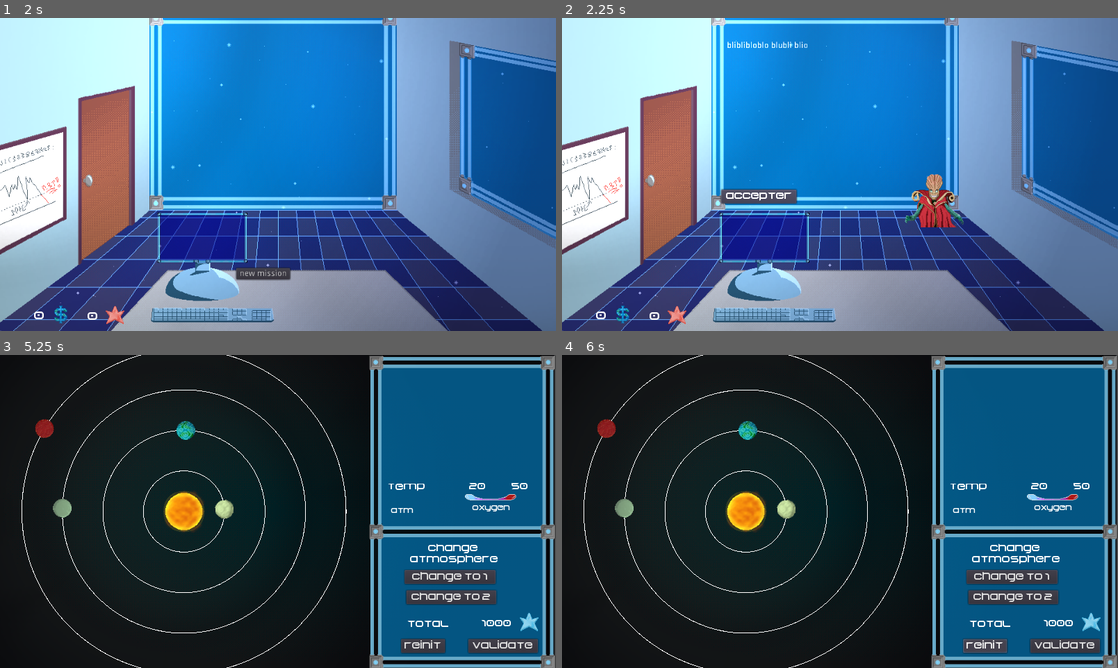
Above: before the commit, frames 1-4 (two rows, left to right).
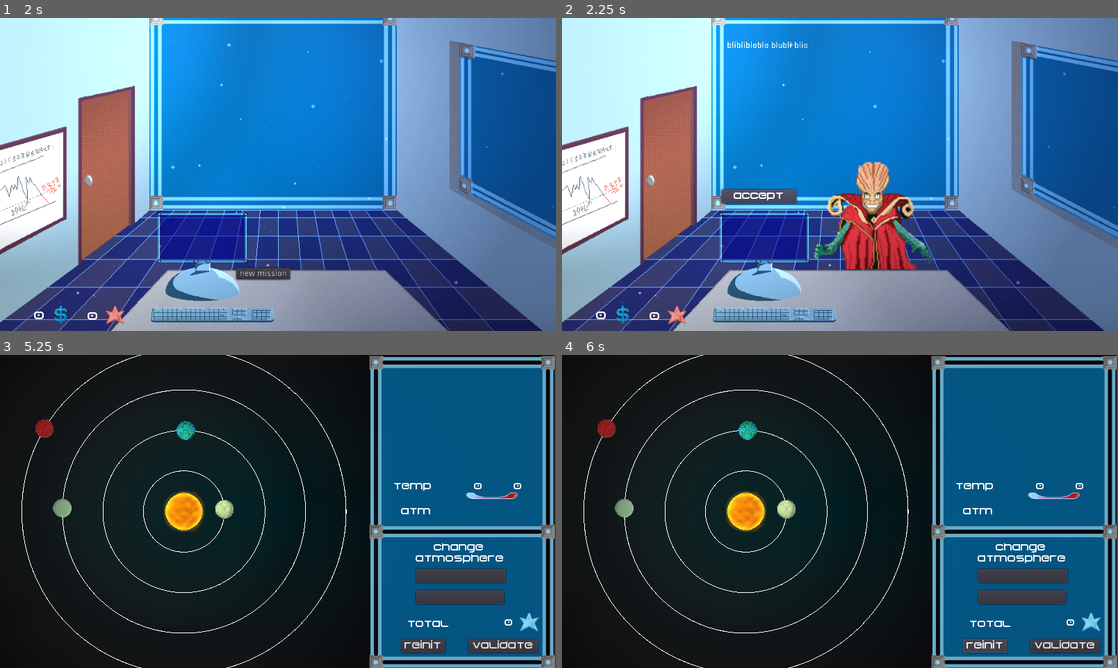
Above: after the commit, the same moments.

Repository: RyanHerb/-jubilant-octo-robot
Game: Godot game, scene res://Main.tscn
Two runs of this game, one before a commit and one after it. Both use one fixed random seed, a clock stepped at 60 frames per second and the inputs below.
Inputs:
- Up to frame 1 (2 s): click "start" at 0.5 s; click "next" at 1.25 s
- Up to frame 2 (2.25 s): click "new mission" at 2 s
- Up to frame 3 (5.25 s): click "accepter" (after the commit: "accept") at 2.75 s; click "show" at 3.5 s; click "hide" at 4.25 s; click "System" at 5 s
- Up to frame 4 (6 s): click "reinit" at 5.75 s

Frame 1 is identical in both runs. In frame 2, 5.0% of the frame differs, in the area x 29-73%, y 46-81%; in frame 3, 1.7%; in frame 4, 1.7%.

Commit message:
HUDSystem boutons reinit et change gaz
stockage des positions et atmosphere de chaque planete
action du bouton reinit
action des bouton changement de gaz

Diff:
--- a/HUDSystem.gd
+++ b/HUDSystem.gd
@@ -1,7 +1,8 @@
 extends Node2D
 
 signal mission_finished
-
+signal atmo_changed
+signal reinit_system
 # Declare member variables here. Examples:
 # var a = 2
 # var b = "text"
@@ -38,7 +39,7 @@
 	$CoutChanges.show()
 	$AtmoLabel.show()
 	$TempLabel.show()
-	$TotalLabel.show()
+	$Total.show()
 	$TempLabel.show()
 	$TempMax.show()
 	$TempMin.show()
@@ -50,17 +51,24 @@
 	$Lazer.show()
 
 
+func update_total_cout(val):
+	$CoutChanges.text = str(int($CoutChanges.text) + val)
 
 func _on_Valider_pressed():
 	hide()
 	emit_signal("mission_finished")
 
 func _on_ChangeGaz1_pressed():
-	$CoutChanges.text = str(int($CoutChanges.text) + 1000)
 	$Currentgaz.text = $ChangeGaz1.text
 	update_gaz($Currentgaz.text)
+	emit_signal("atmo_changed", $Currentgaz.text)
 
 func _on_ChangeGaz2_pressed():
-	$CoutChanges.text = str(int($CoutChanges.text) + 1000)
 	$Currentgaz.text = $ChangeGaz2.text
 	update_gaz($Currentgaz.text)
+	emit_signal("atmo_changed", $Currentgaz.text)
+
+
+func _on_ReinitPlanet_pressed():
+	$CoutChanges.text = str(0)
+	emit_signal("reinit_system")
--- a/HUDSystem.tscn
+++ b/HUDSystem.tscn
@@ -6,22 +6,27 @@
 [ext_resource path="res://assets/icons_ui/temperature_jauge_slim.png" type="Texture" id=4]
 [ext_resource path="res://assets/icons_ui/overlay_system.png" type="Texture" id=5]
 
-[sub_resource type="CanvasItemMaterial" id=4]
+[sub_resource type="CanvasItemMaterial" id=1]
 light_mode = 1
 
-[sub_resource type="DynamicFont" id=1]
-font_data = ExtResource( 1 )
-
-[sub_resource type="DynamicFont" id=2]
-size = 12
-font_data = ExtResource( 1 )
+[sub_resource type="DynamicFontData" id=2]
+font_path = "res://assets/Begok v15_2015___free.ttf"
 
 [sub_resource type="DynamicFont" id=3]
+font_data = SubResource( 2 )
+
+[sub_resource type="DynamicFontData" id=4]
+font_path = "res://assets/Begok v15_2015___free.ttf"
+
+[sub_resource type="DynamicFont" id=5]
+font_data = SubResource( 4 )
+
+[sub_resource type="DynamicFont" id=6]
 size = 12
 font_data = ExtResource( 1 )
 
 [node name="HUDSystem" type="Node2D"]
-material = SubResource( 4 )
+material = SubResource( 1 )
 script = ExtResource( 3 )
 
 [node name="Lazer" type="Sprite" parent="."]
@@ -36,52 +41,50 @@
 margin_top = 490.189
 margin_right = 770.833
 margin_bottom = 514.189
-custom_fonts/font = SubResource( 1 )
+custom_fonts/font = SubResource( 3 )
 text = "reinit"
 __meta__ = {
 "_edit_use_anchors_": false
 }
 
 [node name="ChangeGaz1" type="Button" parent="."]
-margin_left = 700.841
-margin_top = 370.585
-margin_right = 857.841
-margin_bottom = 394.585
-custom_fonts/font = SubResource( 1 )
-text = "change to 1"
+margin_left = 721.0
+margin_top = 369.0
+margin_right = 875.0
+margin_bottom = 393.0
+custom_fonts/font = SubResource( 3 )
 __meta__ = {
 "_edit_use_anchors_": false
 }
 
 [node name="ChangeGaz2" type="Button" parent="."]
-margin_left = 704.296
-margin_top = 405.695
-margin_right = 859.296
-margin_bottom = 429.695
-custom_fonts/font = SubResource( 1 )
-text = "change to 2"
+margin_left = 721.0
+margin_top = 406.0
+margin_right = 873.0
+margin_bottom = 430.0
+custom_fonts/font = SubResource( 3 )
 __meta__ = {
 "_edit_use_anchors_": false
 }
 
 [node name="CoutChanges" type="Label" parent="."]
-margin_left = 823.71
-margin_top = 455.22
-margin_right = 894.71
-margin_bottom = 480.22
-custom_fonts/font = SubResource( 1 )
-text = "1000"
-align = 1
+margin_left = 820.0
+margin_top = 454.0
+margin_right = 887.0
+margin_bottom = 479.0
+custom_fonts/font = SubResource( 3 )
+text = "0"
+align = 2
 __meta__ = {
 "_edit_use_anchors_": false
 }
 
 [node name="AtmoLabel" type="Label" parent="."]
-margin_left = 709.336
-margin_top = 325.06
-margin_right = 864.336
-margin_bottom = 364.06
-custom_fonts/font = SubResource( 1 )
+margin_left = 719.415
+margin_top = 323.8
+margin_right = 874.415
+margin_bottom = 362.8
+custom_fonts/font = SubResource( 3 )
 text = "change
 atmosphere"
 align = 1
@@ -90,47 +93,47 @@
 }
 
 [node name="TempLabel" type="Label" parent="."]
-margin_left = 661.0
-margin_top = 219.0
-margin_right = 747.0
-margin_bottom = 252.0
-custom_fonts/font = SubResource( 1 )
+margin_left = 665.26
+margin_top = 217.74
+margin_right = 748.26
+margin_bottom = 250.74
+custom_fonts/font = SubResource( 3 )
 text = "temp"
-align = 1
+align = 2
 __meta__ = {
 "_edit_use_anchors_": false
 }
 
-[node name="TotalLabel" type="Label" parent="."]
+[node name="Total" type="Label" parent="."]
 margin_left = 705.556
 margin_top = 456.091
 margin_right = 780.556
 margin_bottom = 474.091
-custom_fonts/font = SubResource( 1 )
+custom_fonts/font = SubResource( 3 )
 text = "total"
 __meta__ = {
 "_edit_use_anchors_": false
 }
 
 [node name="TempMin" type="Label" parent="."]
-margin_left = 795.717
+margin_left = 790.677
 margin_top = 217.717
-margin_right = 839.717
+margin_right = 834.677
 margin_bottom = 235.717
-custom_fonts/font = SubResource( 1 )
-text = "20"
+custom_fonts/font = SubResource( 3 )
+text = "0"
 align = 2
 __meta__ = {
 "_edit_use_anchors_": false
 }
 
 [node name="TempMax" type="Label" parent="."]
-margin_left = 872.852
+margin_left = 861.513
 margin_top = 217.717
-margin_right = 913.852
+margin_right = 902.513
 margin_bottom = 235.717
-custom_fonts/font = SubResource( 1 )
-text = "50"
+custom_fonts/font = SubResource( 3 )
+text = "0"
 align = 2
 __meta__ = {
 "_edit_use_anchors_": false
@@ -142,7 +145,7 @@
 offset = Vector2( 0, -16 )
 
 [node name="IconeTmp" type="Sprite" parent="."]
-position = Vector2( 849.288, 244.425 )
+position = Vector2( 851.808, 241.905 )
 texture = ExtResource( 4 )
 
 [node name="Valider" type="Button" parent="."]
@@ -150,20 +153,20 @@
 margin_top = 490.11
 margin_right = 931.389
 margin_bottom = 514.11
-custom_fonts/font = SubResource( 1 )
+custom_fonts/font = SubResource( 3 )
 text = "validate"
 __meta__ = {
 "_edit_use_anchors_": false
 }
 
 [node name="Atmosphere" type="Label" parent="."]
-margin_left = 645.08
-margin_top = 260.804
-margin_right = 750.08
-margin_bottom = 278.804
-custom_fonts/font = SubResource( 2 )
+margin_left = 664.22
+margin_top = 262.26
+margin_right = 746.22
+margin_bottom = 280.26
+custom_fonts/font = SubResource( 5 )
 text = "atm"
-align = 1
+align = 2
 __meta__ = {
 "_edit_use_anchors_": false
 }
@@ -173,12 +176,12 @@
 margin_top = 257.0
 margin_right = 890.0
 margin_bottom = 275.0
-custom_fonts/font = SubResource( 3 )
-text = "oxygen"
+custom_fonts/font = SubResource( 6 )
 align = 1
 __meta__ = {
 "_edit_use_anchors_": false
 }
+[connection signal="pressed" from="ReinitPlanet" to="." method="_on_ReinitPlanet_pressed"]
 [connection signal="pressed" from="ChangeGaz1" to="." method="_on_ChangeGaz1_pressed"]
 [connection signal="pressed" from="ChangeGaz2" to="." method="_on_ChangeGaz2_pressed"]
 [connection signal="pressed" from="Valider" to="." method="_on_Valider_pressed"]
--- a/Mission.tscn
+++ b/Mission.tscn
@@ -11,7 +11,8 @@
 script = ExtResource( 1 )
 
 [node name="Alien" type="Sprite" parent="."]
-position = Vector2( 644.814, 306.674 )
+position = Vector2( 540.696, 322.692 )
+scale = Vector2( 2, 2 )
 texture = ExtResource( 3 )
 __meta__ = {
 "_edit_group_": true
@@ -27,7 +28,7 @@
 margin_right = 404.5
 margin_bottom = 320.0
 custom_fonts/font = SubResource( 1 )
-text = "accepter"
+text = "accept"
 __meta__ = {
 "_edit_group_": true,
 "_edit_use_anchors_": false
--- a/Planet.gd
+++ b/Planet.gd
@@ -3,8 +3,11 @@
 var dragging = false
 var viewport_size
 
-var atmosphere = "O2";
+var atmosphere_origin = "oxygen";
+var atmosphere_new = "oxygen"
+var position_init = Vector2(0, 0)
 var temp_coefficient = 1;
+var cost_atmosphere = 0
 
 signal dragsignal(target);
 signal clicked(target)
@@ -27,5 +30,33 @@
 func distance_to_star():
 	return position.distance_to(Vector2(viewport_size.x/2, viewport_size.y/2))
 
+func is_origin_atmosphere(text):
+	if text == atmosphere_origin:
+		return true
+	return false
+
+func update_atmosphere(text, cost):
+	atmosphere_new = text
+	if atmosphere_origin == text:
+		cost_atmosphere = 0
+	else:
+		cost_atmosphere = cost
+
+func put_origin_position(value):
+	position_init = value
+
+func get_origin_position():
+	return position_init
+
+func init_atmospheres(gaz):
+	atmosphere_origin = gaz
+	atmosphere_new = gaz
+
+func get_cost_atmo():
+	return cost_atmosphere
+
+func compute_move(vect):
+	return position_init.distance_to(vect)
+
 func set_sprite(sprite):
 	$KinematicBody2D/Sprite.texture = sprite
--- a/System.gd
+++ b/System.gd
@@ -8,7 +8,9 @@
 var viewport_size
 var planets = []
 var atmospheres = ["oxygen", "nitrogen", "xenon"]
+var cout_atmospheres = {"oxygen" : 10, "nitrogen" : 50, "xenon" : 90}
 var dragged_planet
+var current_planet
 
 var min_step = 70
 var max_step = 70
@@ -26,7 +28,9 @@
 		planets.append(p)
 		add_child(p)
 
-		p.atmosphere = atmospheres[randi()%atmospheres.size()]
+		p.atmosphere_origin = atmospheres[randi()%atmospheres.size()]
+		#p.put_origin_position(p.atmosphere_origin)
+		p.init_atmospheres(p.atmosphere_origin)
 		var rand_index = randi() % planet_sprites.size()
 		var sprite = load("%s" % planet_sprites[rand_index])
 		p.set_sprite(sprite)
@@ -39,6 +43,7 @@
 		p.rotation = direction
 		radius = radius.rotated(p.rotation)
 		p.position += radius * (n+1)
+		p.put_origin_position(Vector2(p.position.x, p.position.y))
 		p.connect("dragsignal", self, "_on_planet_drag")
 		p.connect("clicked", self, "show_param_planet")
 		p.position.x = clamp(p.position.x, 0, viewport_size.x)
@@ -71,6 +76,7 @@
 func _on_planet_drag(target):
 	dragged_planet = target
 	show_param_planet((target))
+	current_planet = target
 	#entourer la planete d'un cercle
 
 func show_param_planet(target):
@@ -80,7 +86,7 @@
 	var dist = planet.distance_to_star()
 	var coef = planet.temp_coefficient
 	$HUDLayer/HUDSystem.update_temp(int(-dist*coef*1.5 + 300), int(-dist*coef*1.4 + 300))
-	$HUDLayer/HUDSystem.update_gaz(planet.atmosphere)
+	$HUDLayer/HUDSystem.update_gaz(planet.atmosphere_new)
 
 func get_planet_sprites():
 	return get_file_list(PLANET_PATH)
@@ -105,3 +111,15 @@
 	dir.list_dir_end()
 
 	return files
+
+
+func _on_HUDSystem_atmo_changed(new_atmo):
+	var cost_curr_planet = current_planet.get_cost_atmo()
+	current_planet.update_atmosphere(new_atmo, cout_atmospheres.get(new_atmo))
+	$HUDLayer/HUDSystem.update_total_cout(current_planet.get_cost_atmo() - cost_curr_planet)
+
+
+func _on_HUDSystem_reinit_system():
+	for i in planets.size():
+		planets[i].position = planets[i].get_origin_position()
+	$HUDLayer/HUDSystem.update_total_cout(0)
--- a/System.tscn
+++ b/System.tscn
@@ -35,3 +35,5 @@
 
 [node name="HUDSystem" parent="HUDLayer" instance=ExtResource( 6 )]
 position = Vector2( -2.38111, -7.62939e-06 )
+[connection signal="atmo_changed" from="HUDLayer/HUDSystem" to="." method="_on_HUDSystem_atmo_changed"]
+[connection signal="reinit_system" from="HUDLayer/HUDSystem" to="." method="_on_HUDSystem_reinit_system"]
Not shown: 2 places in HUDBureau.tscn that only renumber resources
Not shown: 1 places in HUDSystem.tscn that only renumber resources
